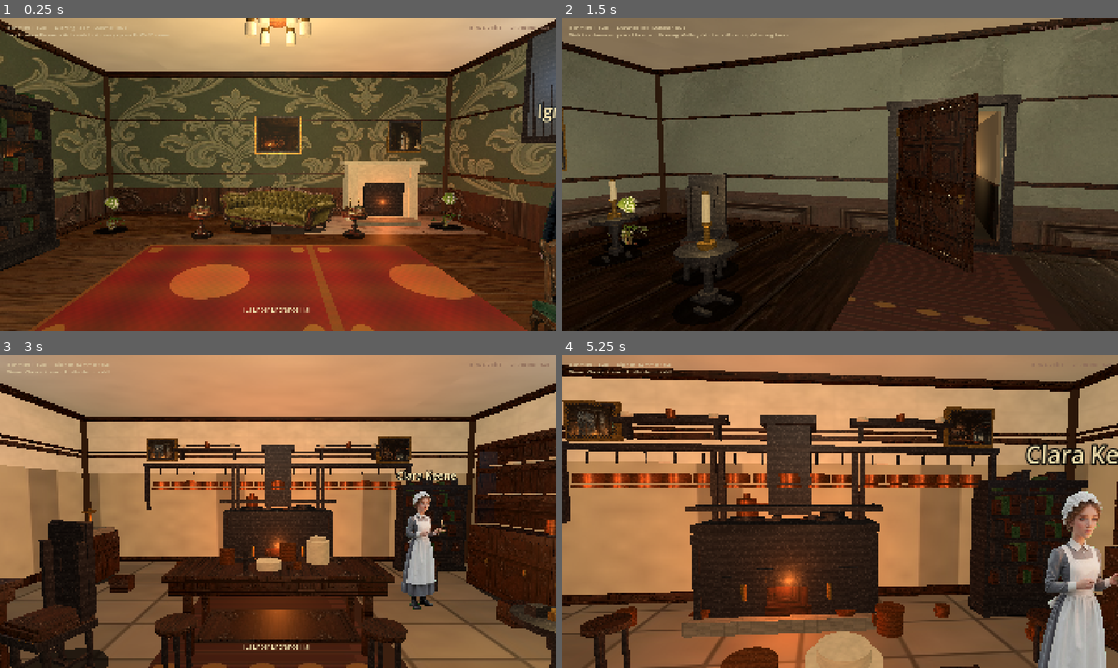
Above: before the commit, frames 1-4 (two rows, left to right).
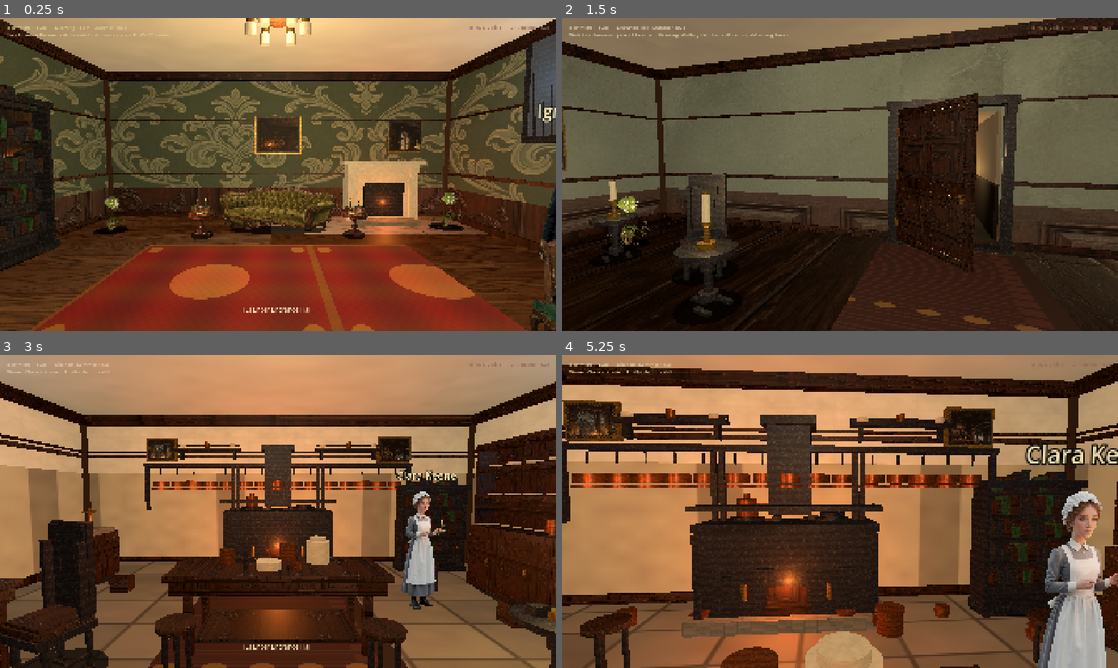
Above: after the commit, the same moments.

Repository: drakewing-eng/aetheric-engine
Game: Godot game, scene res://scenes/fps_main.tscn
Same seed, same stepped clock (60 frames per second), same inputs: the game is played once before the commit and once after it.
Inputs (mouse positions are in pixels of both pictures, inside the frame that each line leads up to):
- Up to frame 1 (0.25 s): no input
- Up to frame 2 (1.5 s): tap Enter at 0.5 s; move the mouse to (867, 174) at 0.52 s; hold E (interact) 0.53-1.28 s; hold W (move_forward) from 0.53 s (still down); click (867, 174) at 0.67 s; move the mouse to (812, 174) at 1.27 s; tap E (interact) at 1.35 s
- Up to frame 3 (3 s): keep holding W (move_forward); tap E (interact) at 2, 2.85 s; move the mouse to (289, 505) at 2.02 s; hold E (interact) 2.03-2.78 s; move the mouse to (272, 517) at 2.77 s; click (272, 517) at 2.92 s
- Up to frame 4 (5.25 s): keep holding W (move_forward); move the mouse to (878, 514) at 3.52 s; hold E (interact) 3.53-4.28 s; tap Enter at 4.25 s; move the mouse to (795, 508) at 4.27 s; tap E (interact) at 4.35 s; tap Space at 5 s; move the mouse to (845, 511) at 5.02 s; hold E (interact) from 5.03 s (still down); click (845, 511) at 5.17 s

The runs differ from the first frame. In frame 1, 1.5% of the frame differs, in the area x 0-100%, y 0-21%; in frame 2, 2.3%; in frame 3, 2.3%; in frame 4, 2.9%, in the area x 0-100%, y 2-14%.

Commit message:
visual loop 28: no mid-rail on full panels, double cornice, gallery aisle clear, hall shelves

Diff:
--- a/aetheric-engine-godot/scripts/fps_room_builder.gd
+++ b/aetheric-engine-godot/scripts/fps_room_builder.gd
@@ -130,12 +130,12 @@
 		cmi.position = rails[i][0]
 		add_child(cmi)
 	# Crown moulding just under ceiling (breaks blank ceiling/wall join)
-	var mould_y := room_h - 0.1
+	var mould_y := room_h - 0.12
 	var moulds := [
-		[Vector3(0, mould_y, -half_d + 0.04), Vector3(w - 0.1, 0.1, 0.12)],
-		[Vector3(0, mould_y, half_d - 0.04), Vector3(w - 0.1, 0.1, 0.12)],
-		[Vector3(-half_w + 0.04, mould_y, 0), Vector3(0.12, 0.1, d - 0.1)],
-		[Vector3(half_w - 0.04, mould_y, 0), Vector3(0.12, 0.1, d - 0.1)],
+		[Vector3(0, mould_y, -half_d + 0.05), Vector3(w - 0.08, 0.14, 0.16)],
+		[Vector3(0, mould_y, half_d - 0.05), Vector3(w - 0.08, 0.14, 0.16)],
+		[Vector3(-half_w + 0.05, mould_y, 0), Vector3(0.16, 0.14, d - 0.08)],
+		[Vector3(half_w - 0.05, mould_y, 0), Vector3(0.16, 0.14, d - 0.08)],
 	]
 	for i in moulds.size():
 		var mmi := MeshInstance3D.new()
@@ -153,6 +153,27 @@
 		mmi.material_override = mmat
 		mmi.position = moulds[i][0]
 		add_child(mmi)
+	# Second thinner crown step (period cornice depth)
+	var step_y := room_h - 0.22
+	for i in moulds.size():
+		var smi := MeshInstance3D.new()
+		smi.name = "CrownStep_%d" % i
+		var sm := BoxMesh.new()
+		var s: Vector3 = moulds[i][1]
+		sm.size = Vector3(s.x * 0.98, 0.06, s.z * 0.7 if s.z > s.x else s.z)
+		if s.x < s.z:
+			sm.size = Vector3(s.x * 0.7, 0.06, s.z * 0.98)
+		smi.mesh = sm
+		var smat := StandardMaterial3D.new()
+		smat.roughness = 0.5
+		if wood_tex:
+			smat.albedo_texture = wood_tex
+			smat.albedo_color = Color(0.78, 0.66, 0.52)
+		else:
+			smat.albedo_color = Color(0.25, 0.16, 0.1)
+		smi.material_override = smat
+		smi.position = Vector3(moulds[i][0].x, step_y, moulds[i][0].z)
+		add_child(smi)
 
 
 func _add_wall_lamp(
@@ -447,6 +468,7 @@
 
 	if full_panel:
 		# Full-height paneling (service rooms / conservatory solid walls)
+		# No mid-height chair rail — looks like a floating bar on solid panels
 		_add_wall_plane(
 			wall_name + "Wainscot",
 			pos + Vector3(0, 0, 0),
@@ -456,7 +478,8 @@
 			fallback,
 			true
 		)
-		_add_chair_rail(wall_name, pos, yaw_deg, cover_w, minf(1.15, join), inward)
+		# Subtle upper picture rail only
+		_add_chair_rail(wall_name, pos, yaw_deg, cover_w, plane_h - 0.35, inward)
 	else:
 		_add_wall_plane(
 			wall_name + "Wainscot",
--- a/aetheric-engine-godot/scripts/fps_rooms.gd
+++ b/aetheric-engine-godot/scripts/fps_rooms.gd
@@ -208,24 +208,25 @@
 			{"kind": "coat_stand", "pos": [-5.5, 0.0, -2.5], "yaw": 0.0},
 			{"kind": "umbrella_stand", "pos": [-5.2, 0.0, -3.3], "yaw": 10.0},
 			{"kind": "plant", "pos": [5.5, 0.0, 3.0], "scale": 0.95,
-				"texture": "res://assets/props/plants/plant_palm.png", "width": 0.95, "height": 1.15},
+				"texture": "res://assets/props/plants/plant_palm.png", "width": 1.0, "height": 1.15},
 			{"kind": "plant", "pos": [-2.0, 0.0, -3.5], "scale": 0.85,
-				"texture": "res://assets/props/plants/plant_palm.png", "width": 0.85, "height": 1.05},
+				"texture": "res://assets/props/plants/plant_palm.png", "width": 0.95, "height": 1.1},
 			{"kind": "plant", "pos": [5.2, 0.0, -3.2], "scale": 0.9,
-				"texture": "res://assets/props/plants/plant_palm.png", "width": 0.9, "height": 1.1},
+				"texture": "res://assets/props/plants/plant_palm.png", "width": 0.95, "height": 1.1},
 			{"kind": "chair", "pos": [3.2, 0.0, 2.5], "yaw": -150.0, "fabric": Color(0.35, 0.22, 0.16)},
 			{"kind": "crate", "pos": [-5.8, 0.0, 2.8], "scale": 0.7},
 			{"kind": "chandelier", "pos": [0.0, 0.0, 0.0], "hang": 3.4},
 			{"kind": "plant", "pos": [2.0, 0.0, -3.8], "scale": 0.85,
-				"texture": "res://assets/props/plants/plant_palm.png", "width": 0.85, "height": 1.05},
+				"texture": "res://assets/props/plants/plant_palm.png", "width": 0.95, "height": 1.1},
 			{"kind": "plant", "pos": [-5.0, 0.0, 3.2], "scale": 0.9,
-				"texture": "res://assets/props/plants/plant_palm.png", "width": 0.9, "height": 1.1},
+				"texture": "res://assets/props/plants/plant_palm.png", "width": 0.95, "height": 1.1},
 			{"kind": "side_table", "pos": [5.0, 0.0, 2.5], "yaw": -25.0},
 			{"kind": "chair", "pos": [-3.5, 0.0, 2.0], "yaw": 40.0, "fabric": Color(0.32, 0.2, 0.14)},
 			# Side-wall shelves only (never span doorway)
 			{"kind": "wall_shelf", "pos": [-3.5, 0.0, -4.7], "yaw": 0.0, "width": 2.0, "shelf_y": 1.9},
 			{"kind": "wall_shelf", "pos": [3.5, 0.0, -4.7], "yaw": 0.0, "width": 2.0, "shelf_y": 1.9},
 			{"kind": "wall_shelf", "pos": [6.5, 0.0, 0.0], "yaw": -90.0, "width": 2.4, "shelf_y": 1.95},
+			{"kind": "wall_shelf", "pos": [-6.5, 0.0, 1.0], "yaw": 90.0, "width": 2.0, "shelf_y": 1.95},
 		],
 		"doors": [
 			{
@@ -324,13 +325,13 @@
 			{"kind": "chalk_board", "pos": [2.5, 0.0, -5.7], "yaw": 0.0},
 			{"kind": "dresser", "pos": [6.8, 0.0, -3.5], "yaw": -90.0},
 			{"kind": "copper_pot", "pos": [-2.5, 0.0, -3.0], "scale": 0.7},
-			{"kind": "machine", "pos": [0.0, 0.0, 2.0], "yaw": 10.0, "height": 1.6},
+			{"kind": "machine", "pos": [0.0, 0.0, 3.2], "yaw": 180.0, "height": 1.6},
 			{"kind": "crate", "pos": [2.0, 0.0, 3.8], "scale": 0.7},
 			{"kind": "crate", "pos": [-1.5, 0.0, 3.6], "scale": 0.55},
-			{"kind": "chair", "pos": [1.5, 0.0, -2.5], "yaw": -30.0, "fabric": Color(0.28, 0.2, 0.16)},
-			{"kind": "side_table", "pos": [0.0, 0.0, -2.8], "yaw": 5.0},
-			# Clear aisle center — pull side table off machine sightline
-			{"kind": "side_table", "pos": [-2.5, 0.0, 1.5], "yaw": 15.0},
+			{"kind": "chair", "pos": [5.5, 0.0, -0.5], "yaw": -90.0, "fabric": Color(0.28, 0.2, 0.16)},
+			{"kind": "side_table", "pos": [5.8, 0.0, -1.5], "yaw": -90.0},
+			# Clear north aisle to machines
+			{"kind": "side_table", "pos": [-5.5, 0.0, 0.5], "yaw": 90.0},
 			{"kind": "stool", "pos": [2.8, 0.0, 1.2], "yaw": -25.0},
 			{"kind": "copper_pot", "pos": [3.5, 0.0, -3.5], "scale": 0.6},
 			{
